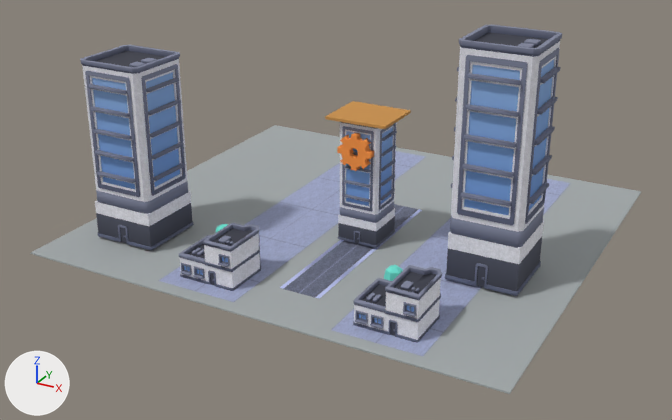
Two versions of the OBJ model Games/GuruttoWorld/Assets/Models/Sunrise/BlockBatches/Street-4.obj, one commit apart.
Camera for both pictures: a 50 mm camera at (59.0, 17.9, 57.5) aimed at (-0.1, 125.3, 3.7). The axes (+X, +Y, +Z) are drawn at lower left. The lights are the same throughout. The first picture is the older version. Where no turn or scale is listed for an object, it has been applied to the vertices. Vertices at exactly the same position are counted once.

Names of what the first picture shows: 'Street-4'.
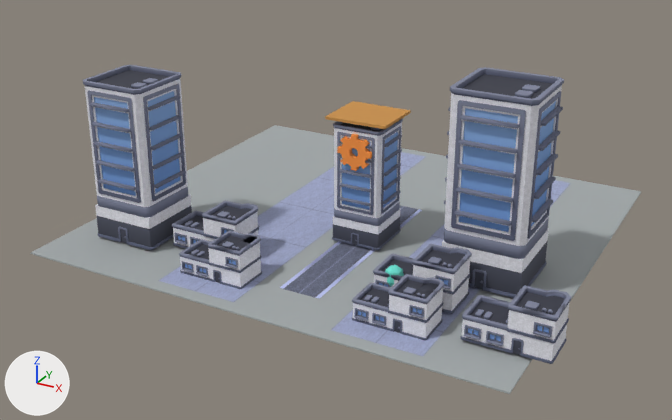
The change, as a list of edits to the scene's bpy script:
```text
Change mat_surface3:
    remove mat_surface3.texture = img_colormap_png
    add mat_surface3.base_color = (0.161, 0.788, 0.671)  # cyan #70e6d6
Change mat_surface9:
    remove mat_surface9.texture = img_colormap_png_001
    add mat_surface9.base_color = (0.372, 0.402, 0.408)  # grey #a4aaab
Change mat_surface1:
    remove mat_surface1.base_color = (0.372, 0.402, 0.408)  # grey #a4aaab
    add mat_surface1.texture = img_colormap_png
Change mat_surface5:
    mat_surface5.texture: img_asphalt_png -> img_colormap_png_001
Change mat_surface7:
    remove mat_surface7.texture = img_paving_png
    add mat_surface7.base_color = (0.6, 0.288, 0.072)  # orange #cb924c
Change me_street_4:
    remove me_street_4.from_pydata(...)  # 4729 vertices, 7616 faces; spans x -35.0..35.0, y 100.0..164.0, z -0.6..31.7
    add me_street_4.from_pydata(...)  # 7196 vertices, 12107 faces; spans x -35.0..37.5, y 100.0..164.0, z -0.6..25.9
    me_street_4 part 1: the loose piece of 16 vertices spanning x -23.4..-21.8, y 113.0..114.6, z 25.2..25.6 is moved by (0.0, 0.0, -2.8), in mat_surface1 (picture img_colormap_png)
    me_street_4 part 2: the loose piece of 16 vertices spanning x -23.4..-21.8, y 110.6..112.2, z 25.2..25.6 is moved by (0.0, 0.0, -2.8), in mat_surface1 (picture img_colormap_png)
    me_street_4 part 3: the loose piece of 8 vertices spanning x -20.2..-19.6, y 109.8..116.2, z 19.3..19.7 is moved by (0.0, 0.0, 0.6), in mat_surface1 (picture img_colormap_png)
    me_street_4 part 4: the loose piece of 8 vertices spanning x -20.2..-19.6, y 109.8..116.2, z 16.2..16.6 is moved by (0.0, 0.0, 1.0), in mat_surface1 (picture img_colormap_png)
    me_street_4 part 5: the loose piece of 8 vertices spanning x -20.2..-19.6, y 109.8..116.2, z 13.1..13.4 is moved by (0.0, 0.0, -1.5), in mat_surface1 (picture img_colormap_png)
    me_street_4 part 6: the loose piece of 8 vertices spanning x -20.2..-19.6, y 109.8..116.2, z 10.0..10.3 is moved by (0.0, 0.0, -1.1), in mat_surface1 (picture img_colormap_png)
    me_street_4 part 7: the loose piece of 8 vertices spanning x -20.2..-19.6, y 109.8..116.2, z 22.4..22.8 is moved by (0.0, 0.0, -8.1), in mat_surface1 (picture img_colormap_png)
    me_street_4 part 8: the loose piece of 8 vertices spanning x -28.2..-21.8, y 107.6..108.2, z 19.3..19.7 is moved by (0.0, 0.0, 0.6), in mat_surface1 (picture img_colormap_png)
    me_street_4 part 9: the loose piece of 8 vertices spanning x -28.2..-21.8, y 107.6..108.2, z 16.2..16.6 is moved by (0.0, 0.0, 1.0), in mat_surface1 (picture img_colormap_png)
    me_street_4 part 10: the loose piece of 8 vertices spanning x -28.2..-21.8, y 107.6..108.2, z 13.1..13.4 is moved by (0.0, 0.0, -1.5), in mat_surface1 (picture img_colormap_png)
    me_street_4 part 11: the loose piece of 8 vertices spanning x -28.2..-21.8, y 107.6..108.2, z 10.0..10.3 is moved by (0.0, 0.0, -1.1), in mat_surface1 (picture img_colormap_png)
    me_street_4 part 12: the loose piece of 8 vertices spanning x -28.2..-21.8, y 107.6..108.2, z 22.4..22.8 is moved by (0.0, 0.0, -8.1), in mat_surface1 (picture img_colormap_png)
    me_street_4 part 13: the loose piece of 16 vertices spanning x 25.6..27.2, y 125.0..126.6, z 30.8..31.2 is moved by (0.3, 0.1, -5.6), in mat_surface1 (picture img_colormap_png)
    me_street_4 part 14: the loose piece of 16 vertices spanning x 25.6..27.2, y 122.6..124.2, z 30.8..31.2 is moved by (0.3, -0.2, -5.6), in mat_surface1 (picture img_colormap_png)
    me_street_4 part 15: the loose piece of 445 vertices spanning x 19.0..29.0, y 120.0..130.0, z 0.0..31.7 is rebuilt with 442 vertices and now spans x 18.4..29.6, y 119.4..130.6, z 0.0..25.9
    me_street_4 part 16: the loose piece of 440 vertices spanning x 0.9..7.1, y 123.9..130.1, z 0.0..18.0 is rebuilt with 440 vertices and now spans x 0.3..7.7, y 123.3..130.7, z 0.0..17.3
    me_street_4 part 17: 143 loose pieces with 1408 vertices, spanning x -30.0..29.4, y 104.3..130.4, z -0.4..27.9, are deleted
    me_street_4 part 18: 17 vertices moved within x -29.2..-20.8, y 108.0..118.0, z 1.0..2.4; 1588 vertices removed from x -30.0..22.3, y 104.0..129.0, z -0.4..25.9; 5466 vertices added at x -30.0..37.5, y 105.0..131.1, z -0.4..23.0
    other edits to the shape of me_street_4 do not show in these pictures
    remove me_street_4.materials.append(mat_surface8)  # orange #cb924c
    remove me_street_4.materials.append(mat_surface15)  # cyan #70e6d6
    remove me_street_4.materials.append(mat_surface16)  # beige #f2be9e
    add me_street_4.materials.append(mat_surface10)  # picture img_colormap_png_002
    add me_street_4.materials.append(mat_surface12)  # picture img_asphalt_png
    add me_street_4.materials.append(mat_surface13)  # picture img_paving_png
```

Where the change shows, as pixel boxes [x1, y1, x2, y2] in the pictures (672 x 420 px; the box of a moved part takes in the faces that stretch with it):
'Street-4', surface changed, reshaped: before [30, 24, 641, 394]; after [30, 65, 641, 394]
part 1 of me_street_4, moved or reshaped: before [141, 58, 156, 64]; after [143, 78, 158, 84]
part 2 of me_street_4, moved or reshaped: before [129, 62, 145, 67]; after [131, 82, 147, 89]
part 3 of me_street_4, moved or reshaped: before [148, 100, 181, 115]; after [148, 95, 180, 111]
part 4 of me_street_4, moved or reshaped: before [150, 121, 182, 138]; after [149, 115, 182, 131]
part 5 of me_street_4, moved or reshaped: before [152, 142, 184, 159]; after [153, 152, 184, 169]
part 6 of me_street_4, moved or reshaped: before [153, 163, 185, 181]; after [154, 171, 186, 188]
part 7 of me_street_4, moved or reshaped: before [146, 78, 179, 92]; after [151, 134, 183, 150]
part 8 of me_street_4, moved or reshaped: before [90, 106, 129, 117]; after [89, 102, 129, 113]
part 9 of me_street_4, moved or reshaped: before [92, 128, 131, 140]; after [91, 122, 131, 133]
part 10 of me_street_4, moved or reshaped: before [94, 150, 133, 162]; after [95, 160, 134, 172]
part 11 of me_street_4, moved or reshaped: before [97, 171, 135, 183]; after [98, 179, 136, 191]
part 12 of me_street_4, moved or reshaped: before [87, 84, 127, 94]; after [93, 141, 132, 152]
part 13 of me_street_4, moved or reshaped: before [524, 39, 541, 46]; after [522, 84, 540, 92]
part 14 of me_street_4, moved or reshaped: before [518, 43, 534, 48]; after [515, 90, 533, 98]
part 15 of me_street_4, rebuilt (15% shorter): before [445, 24, 562, 296]; after [442, 67, 564, 298]
part 16 of me_street_4, rebuilt (22% wider): before [338, 122, 396, 248]; after [332, 118, 403, 250]
part 17 of me_street_4, deleted: before [90, 66, 561, 332]
part 18 of me_street_4, reshaped: before [80, 45, 442, 343]; after [83, 65, 571, 364]
